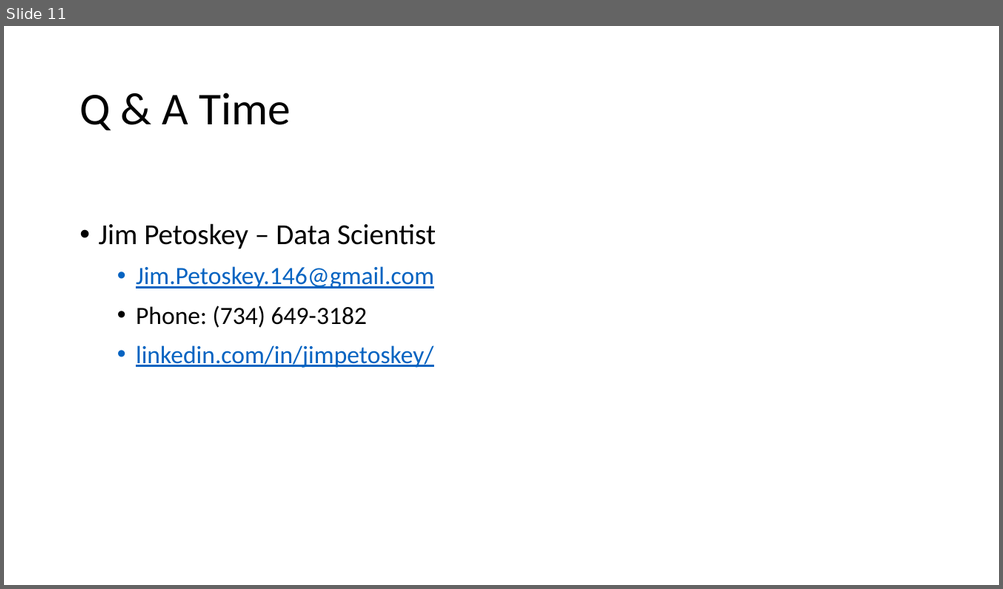
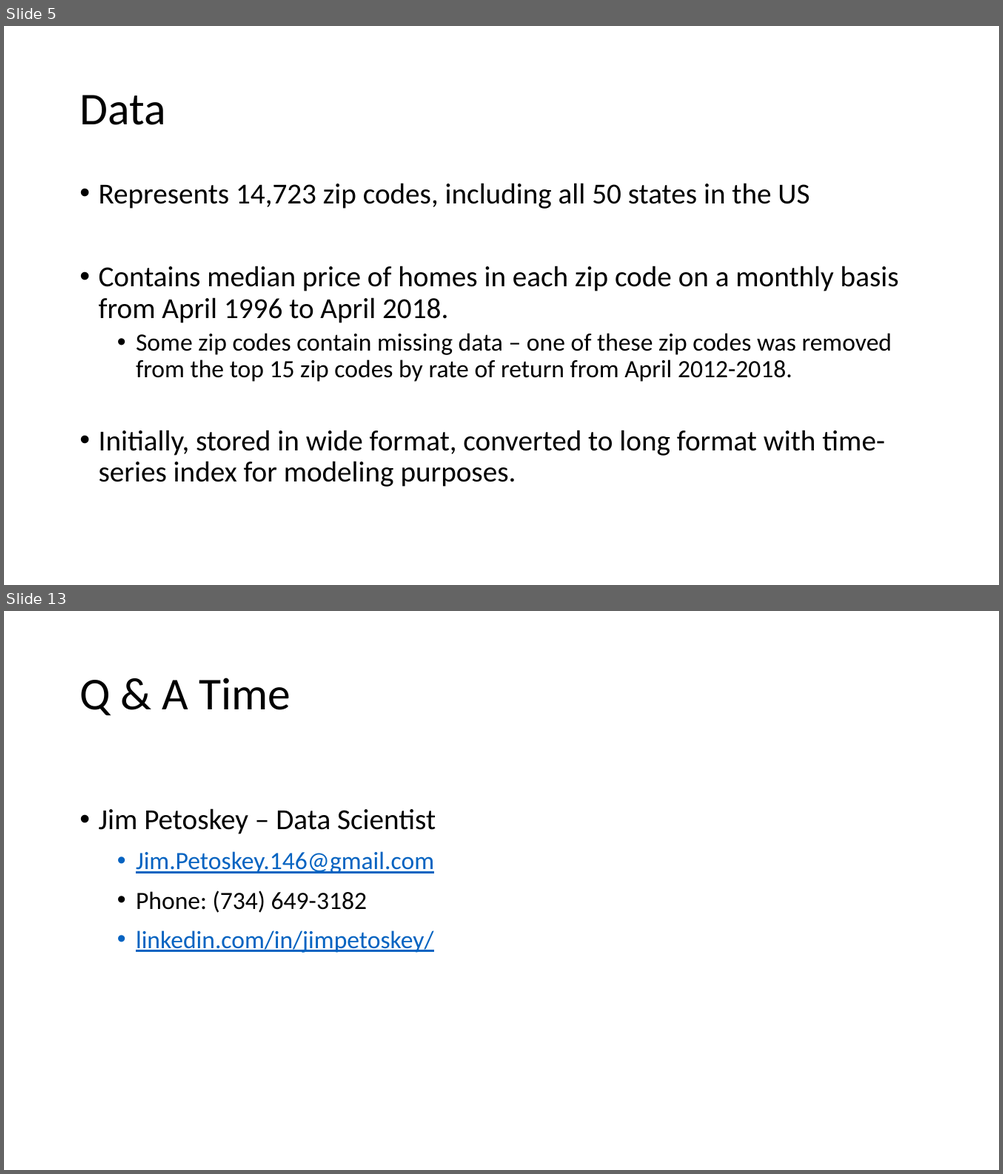
Before and after one commit to jpetoskey/Zillow_Time_Series, a slide deck: Real Estate Investment - Top Zip Codespptx.pptx. Shown one above the other, each under a label of ours: slide 11 before the commit, slides 5 and 13 after it; the slides between them are not shown. The pictures are 1003x589 and 1003x1174 pixels, drawn with LibreOffice and Linux fonts; fonts in the diff are those of the drawing. Boxes give left, top, right and bottom in pixels: in the first picture for what was removed or moved away, otherwise in the second. Text is boxed around its words. In the diff, an @@ line names an element or a change of style, - is before the commit and + after.

```diff
--- a/Real Estate Investment - Top Zip Codespptx.pptx
+++ b/Real Estate Investment - Top Zip Codespptx.pptx
@@ slide 5 added at (x1=4, y1=26, x2=999, y2=585), background #FFFFFF @@
@@ title added at (x1=79, y1=95, x2=165, y2=125), 44 pt, text #000000 @@
+Data
@@ text added at (x1=99, y1=183, x2=899, y2=487), 28 pt, text #000000 @@
+• Represents 14,723 zip codes, including all 50 states in the US
+• Contains median price of homes in each zip code on a monthly basis from April 1996 to April 2018.
+  • Some zip codes contain missing data – one of these zip codes was removed from the top 15 zip codes by rate of return from April 2012-2018.
+• Initially, stored in wide format, converted to long format with time-series index for modeling purposes.
@@ what was slide 11 is now slide 13 @@
```
Also in this commit, not shown: 5 slides changed, 6 other slides added, 5 slides removed, 2 other files.
